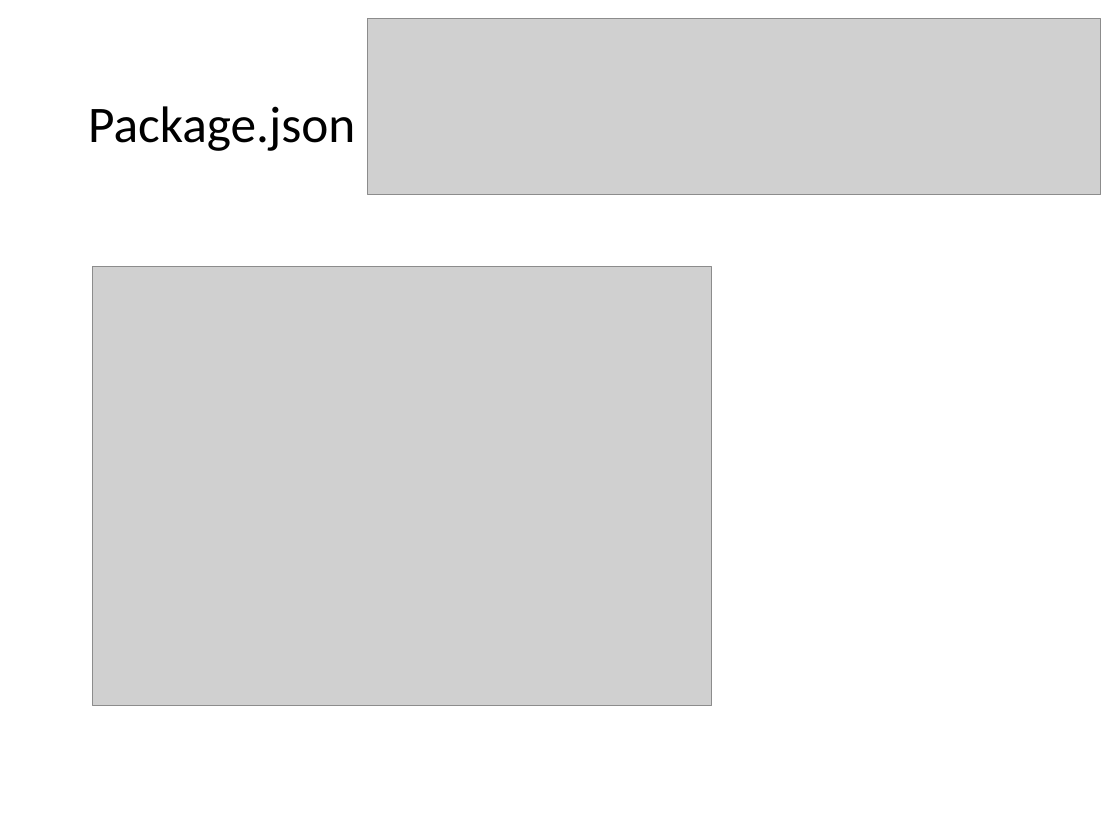
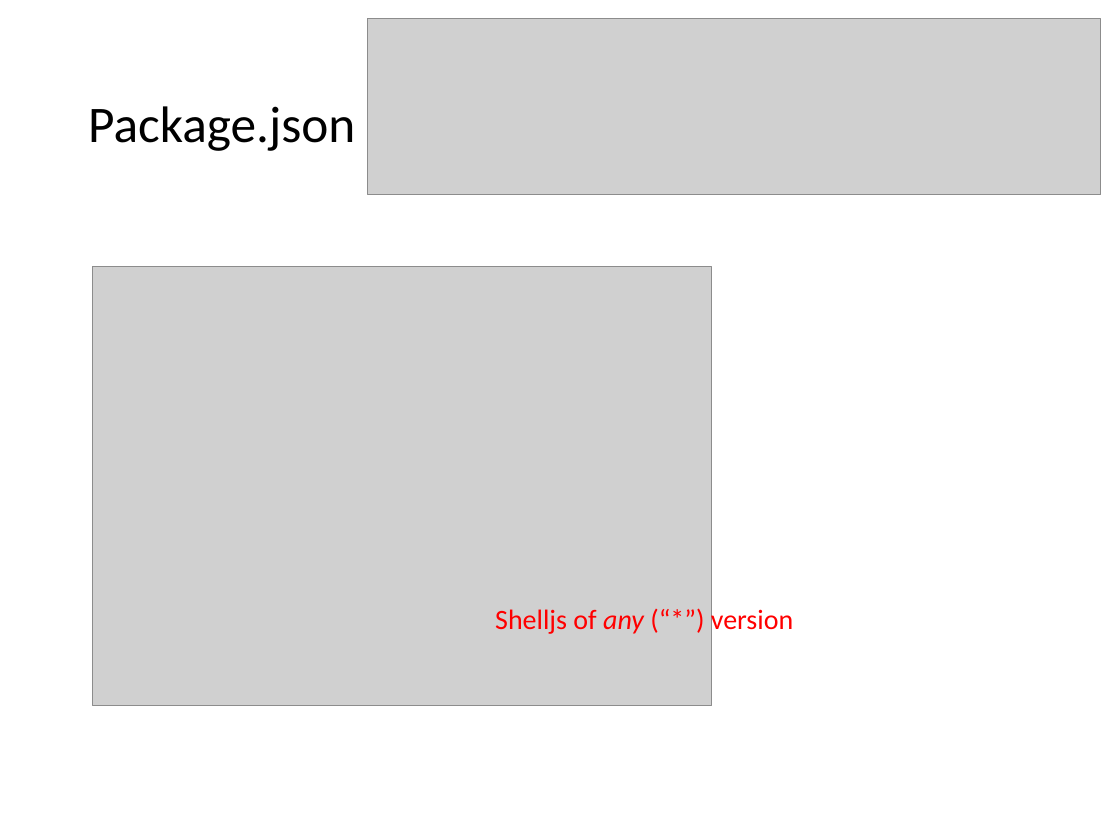
Before and after one commit to jyunming-chen/node-study, a slide deck: slide 2 of study.pptx. Drawn at 1120x840 pixels with LibreOffice and Linux fonts; fonts in the diff are those of the drawing; grey boxes stand for pictures. Boxes give left, top, right and bottom in pixels: in the first picture for what was removed or moved away, otherwise in the second. Text is boxed around its words. In the diff, an @@ line names an element or a change of style, - is before the commit and + after.

```diff
--- a/study.pptx
+++ b/study.pptx
@@ text added at (495,606,793,636), 18 pt, text #FF0000 @@
+Shelljs of any (“*”) version
```
Also in this commit, not shown: 2 other slides changed, 10 slides added, 4 slides removed, 17 other files.
